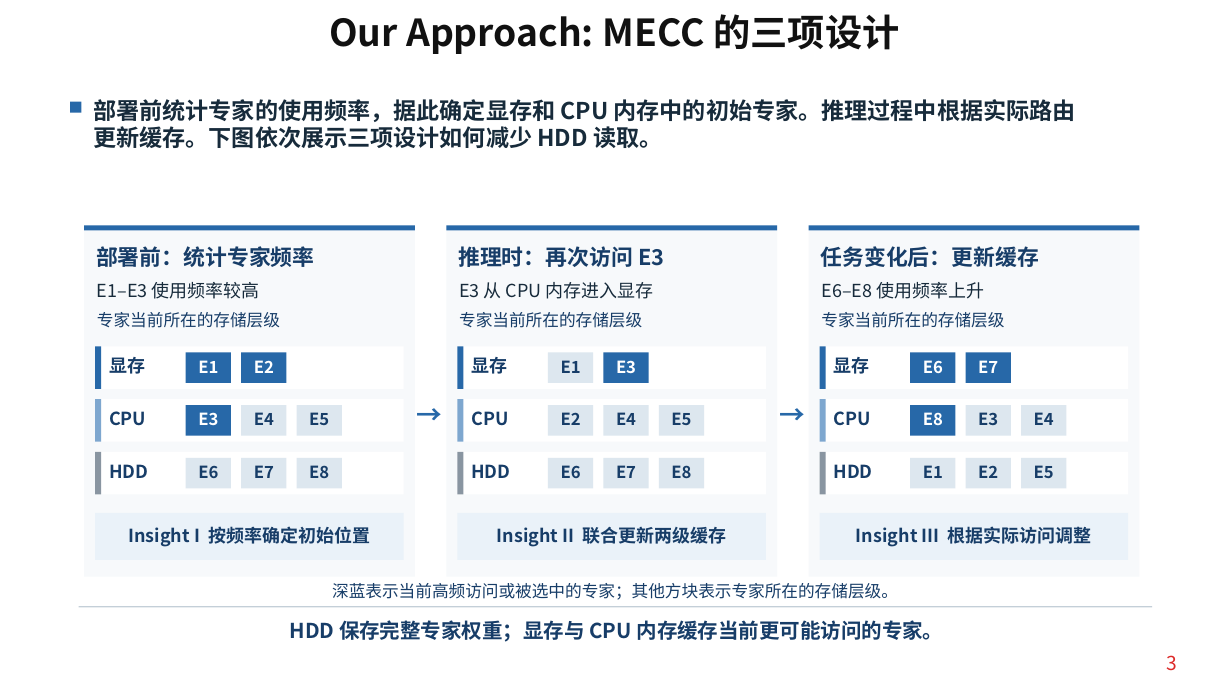
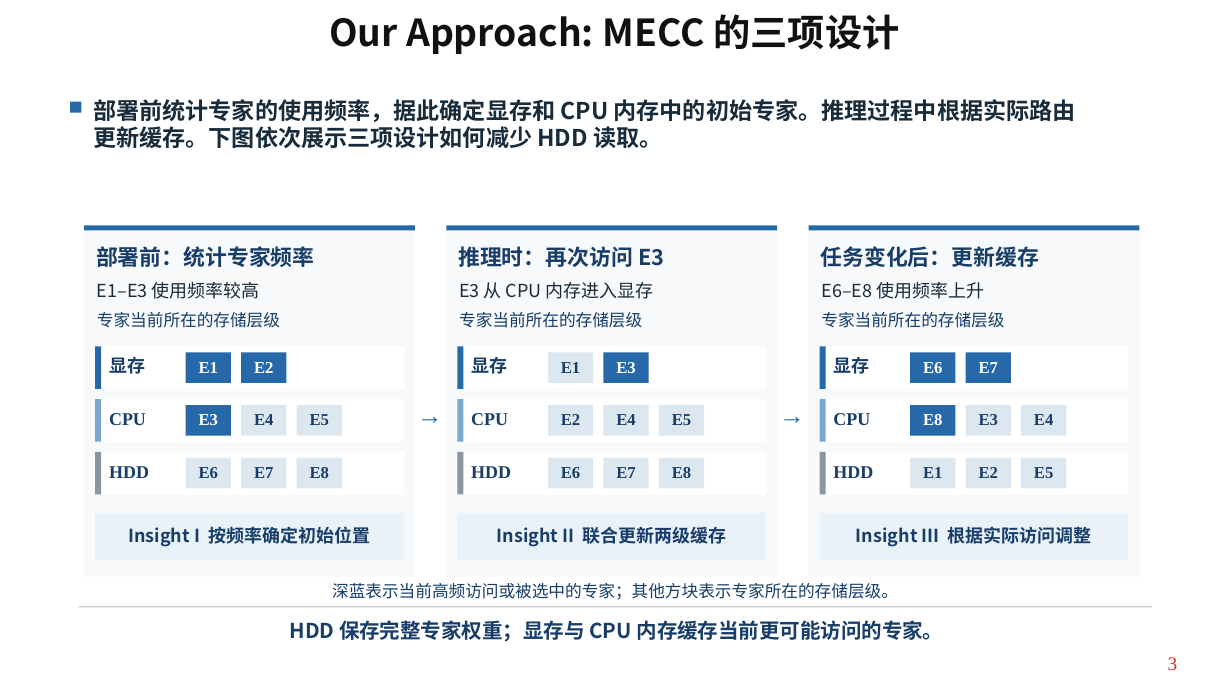
Before and after one commit to Kirihara-Yun/mecc_package, a slide deck: slide 3 of mecc_package/paper/current/MECC_A100_measured.pptx. Drawn at 1232x693 pixels with LibreOffice and Linux fonts; fonts in the diff are those of the drawing. Boxes give left, top, right and bottom in pixels: in the first picture for what was removed or moved away, otherwise in the second. Text is boxed around its words. In the diff, an @@ line names an element or a change of style, - is before the commit and + after.

```diff
--- a/mecc_package/paper/current/MECC_A100_measured.pptx
+++ b/mecc_package/paper/current/MECC_A100_measured.pptx
@@ font Noto Sans CJK SC to Times New Roman in 33 elements at box(1168, 657, 1178, 670), box(199, 362, 218, 373), box(254, 362, 273, 373), box(109, 413, 146, 425), box(199, 414, 218, 425), box(254, 414, 273, 425), box(310, 414, 329, 425), box(109, 466, 149, 478), box(199, 467, 218, 478), box(254, 467, 273, 478), box(310, 467, 329, 478), box(561, 362, 580, 373), box(616, 362, 635, 373), box(471, 413, 508, 425), box(561, 414, 580, 425), box(616, 414, 635, 425), box(672, 414, 691, 425), box(471, 466, 511, 478), box(561, 467, 580, 478), box(616, 467, 635, 478), box(672, 467, 691, 478), box(923, 362, 942, 373), box(979, 362, 998, 373), box(833, 413, 870, 425), box(923, 414, 942, 425), box(979, 414, 998, 425), box(1034, 414, 1053, 425), box(833, 466, 873, 478), box(923, 467, 942, 478), box(979, 467, 998, 478), box(1034, 467, 1053, 478), box(417, 399, 443, 434), box(779, 399, 805, 434) @@
```
Also in this commit, not shown: 7 other slides changed, 26 other files.
